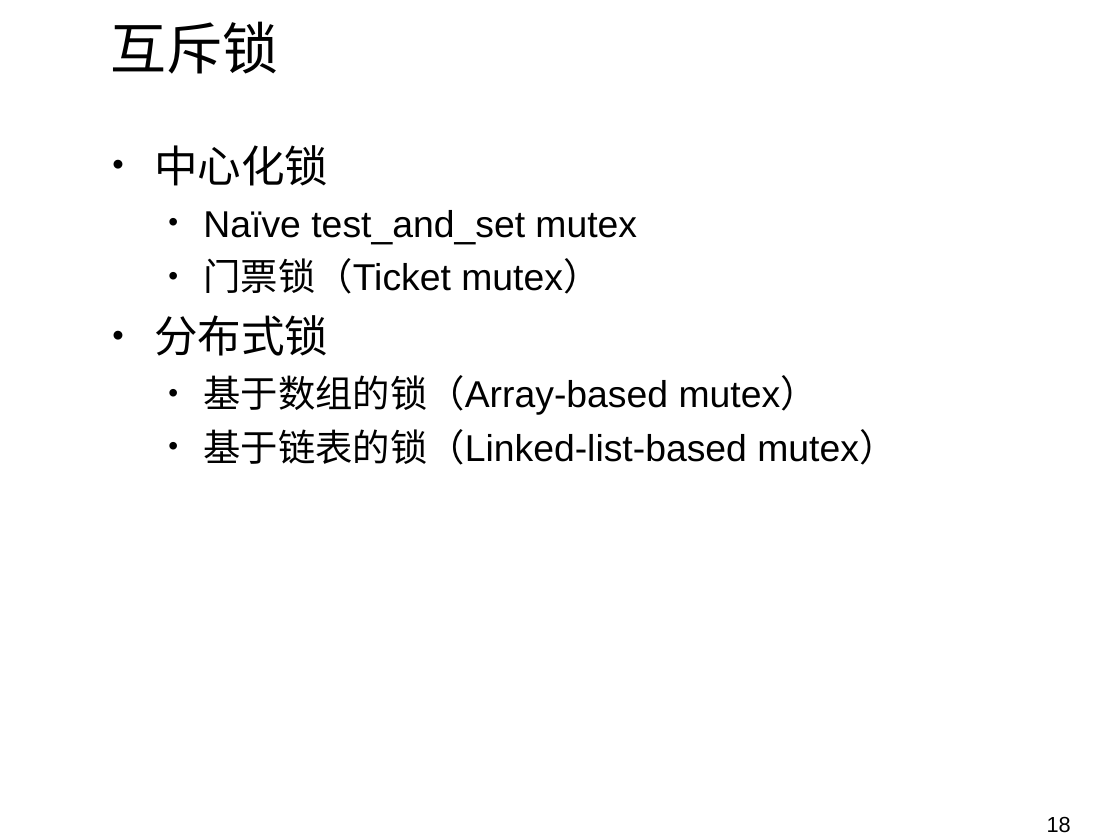
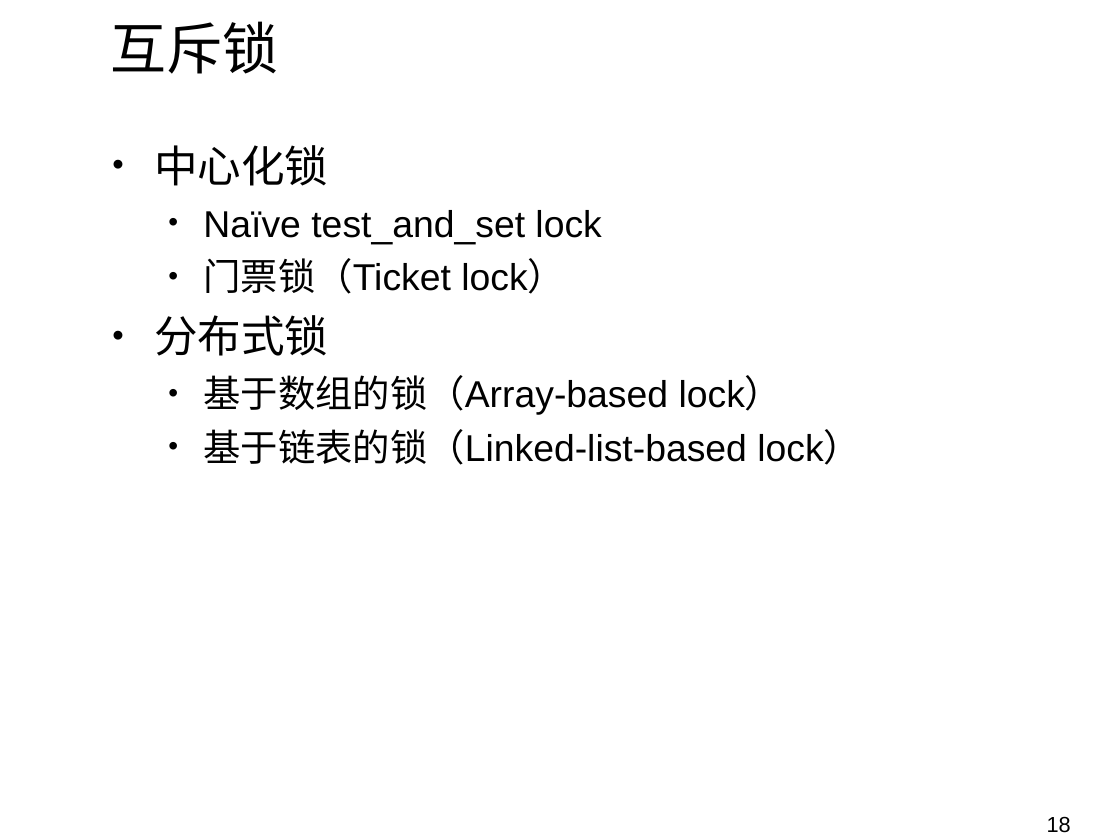
Before and after one commit to NIC0NIC0NI/OS_reports, a slide deck: slide 18 of Presentation.pptx. Drawn at 1120x840 pixels with LibreOffice and Linux fonts; fonts in the diff are those of the drawing; background and template pictures are left out. Boxes give left, top, right and bottom in pixels: in the first picture for what was removed or moved away, otherwise in the second. Text is boxed around its words. In the diff, an @@ line names an element or a change of style, - is before the commit and + after.

Commit message:
更正术语

```diff
--- a/Presentation.pptx
+++ b/Presentation.pptx
@@ text at <box>203,210,601,294</box>: text changed @@
-  • Naïve test_and_set mutex
-  • 门票锁（Ticket mutex）
+  • Naïve test_and_set lock
+  • 门票锁（Ticket lock）
@@ text at <box>203,375,861,465</box>: text changed @@
-  • 基于数组的锁（Array-based mutex）
-  • 基于链表的锁（Linked-list-based mutex）
+  • 基于数组的锁（Array-based lock）
+  • 基于链表的锁（Linked-list-based lock）
```
